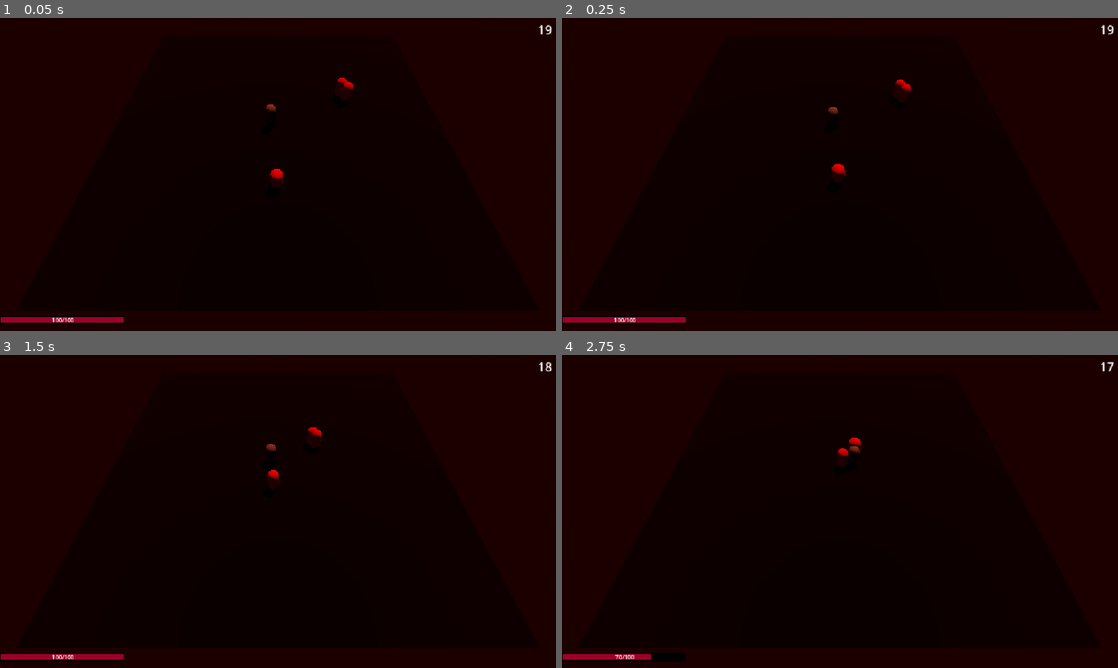
Above: before the commit, frames 1-4 (two rows, left to right).
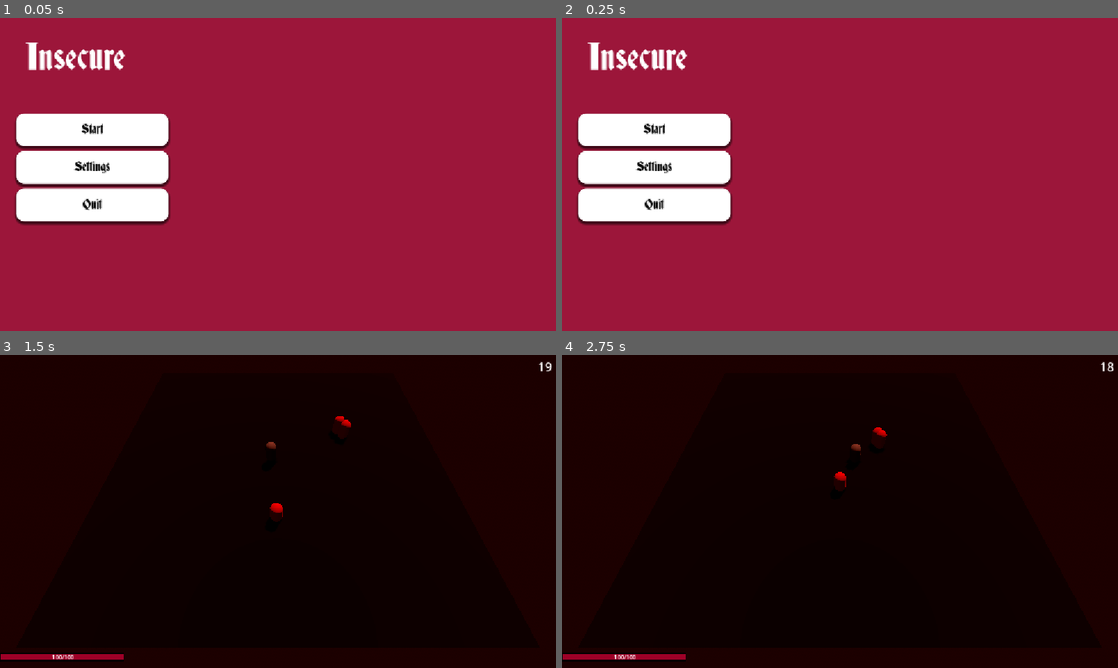
Above: after the commit, the same moments.

Repository: LeksoBugadze/Brackeys-Game-JAM
Game: Godot game, scene res://UI/start/Start_menu.tscn
Same seed, same stepped clock (60 frames per second), same inputs: the game is played once before the commit and once after it. Before the commit the project starts from res://Scenes/main_scene.tscn.
Inputs (mouse positions are in pixels of both pictures, inside the frame that each line leads up to):
- Up to frame 1 (0.05 s): no input
- Up to frame 2 (0.25 s): no input
- Up to frame 3 (1.5 s): click (94, 505) at 0.5 s, where only the run after the commit has a clickable "Settings"; click (94, 467) at 1.25 s, where only the run after the commit has a clickable "Start"
- Up to frame 4 (2.75 s): tap Enter at 2 s; hold D (move_right) from 2.03 s (still down); tap - (add_blood_spell) at 2.1 s

The runs differ from the first frame. In frame 1, 100% of the frame differs, in the area x 0-100%, y 0-100%; in frame 2, 100%; in frame 3, 0.3%; in frame 4, 0.4%.

Commit message:
added menus they are working right now

Diff:
--- a/Scenes/main_scene.tscn
+++ b/Scenes/main_scene.tscn
@@ -98,4 +98,6 @@
 horizontal_alignment = 2
 vertical_alignment = 1
 
+[node name="CanvasLayer2" type="CanvasLayer" parent="." unique_id=106273002]
+
 [connection signal="timeout" from="Timer" to="." method="_on_timer_timeout"]
--- a/Scripts/main_scene.gd
+++ b/Scripts/main_scene.gd
@@ -5,6 +5,7 @@
 @onready var timer: Timer = $Timer
 @onready var time_label: Label = $CanvasLayer/Time_label
 @onready var spawn_area: Area3D = $SpawnArea
+@onready var canvas_layer_2: CanvasLayer = $CanvasLayer2
 
 var enemy = preload("res://Scenes/Enemy.tscn")
 
@@ -12,6 +13,8 @@
 var lightning_spell = preload("res://Scenes/lightning_strike_ability.tscn")
 var player_aura = preload("res://Scenes/player_aura.tscn");
 var player_slash = preload("res://Slash_VFX/slash_particle.tscn")
+var pause_meny = preload("res://UI/pause/Pause_menu.tscn")
+
 
 var enemy_count = 3
 var enemy_pos_arr = []
@@ -39,6 +42,10 @@
 
 	if Input.is_action_just_pressed("slash_hit"):
 		player.get_node_or_null("MeshInstance3D").add_child(player_slash.instantiate())
+	if Input.is_action_just_pressed("pause"):
+		get_tree().paused = true
+		canvas_layer_2.add_child(pause_meny.instantiate())
+
 
 	time_label.text = str(int(timer.time_left))
 	if cleared == false:
--- a/Scripts/player.gd
+++ b/Scripts/player.gd
@@ -15,6 +15,10 @@
 	update_health_bar()
 
 func _physics_process(delta: float) -> void:
+	if current_health <= 0:
+		get_tree().change_scene_to_file("res://UI/fail/Dead_menu.tscn")
+
+
 	if not is_on_floor():
 		velocity += get_gravity() * delta
 
--- /dev/null
+++ b/UI/fail/Dead_menu.tscn
@@ -0,0 +1,84 @@
+[gd_scene format=3 uid="uid://uyx45bvjopvr"]
+
+[ext_resource type="Script" uid="uid://clcyb8wgo76f2" path="res://UI/fail/dead_menu.gd" id="1_1fnmg"]
+[ext_resource type="FontFile" uid="uid://e4to3ei544os" path="res://UI/fonts/Deutsch.ttf" id="1_5b50s"]
+
+[sub_resource type="StyleBoxFlat" id="StyleBoxFlat_wfrrw"]
+bg_color = Color(0.6117647, 0.08627451, 0.22745098, 1)
+
+[sub_resource type="StyleBoxFlat" id="StyleBoxFlat_bhunq"]
+bg_color = Color(1, 1, 1, 1)
+corner_radius_top_left = 16
+corner_radius_top_right = 16
+corner_radius_bottom_right = 16
+corner_radius_bottom_left = 16
+shadow_size = 5
+shadow_offset = Vector2(0, 4)
+
+[sub_resource type="StyleBoxFlat" id="StyleBoxFlat_ngoy5"]
+bg_color = Color(0.9272345, 0.424629, 0.33820042, 1)
+
+[sub_resource type="StyleBoxFlat" id="StyleBoxFlat_gsy1u"]
+bg_color = Color(0.9254902, 0.42352942, 0.3372549, 1)
+
+[sub_resource type="StyleBoxEmpty" id="StyleBoxEmpty_s6uxk"]
+
+[node name="DeadMenu" type="Control" unique_id=546614329]
+layout_mode = 3
+anchors_preset = 15
+anchor_right = 1.0
+anchor_bottom = 1.0
+grow_horizontal = 2
+grow_vertical = 2
+script = ExtResource("1_1fnmg")
+
+[node name="Panel" type="Panel" parent="." unique_id=1102465078]
+layout_mode = 1
+anchors_preset = 15
+anchor_right = 1.0
+anchor_bottom = 1.0
+grow_horizontal = 2
+grow_vertical = 2
+theme_override_styles/panel = SubResource("StyleBoxFlat_wfrrw")
+
+[node name="VBoxContainer" type="VBoxContainer" parent="." unique_id=483940605]
+layout_mode = 1
+anchors_preset = 8
+anchor_left = 0.5
+anchor_top = 0.5
+anchor_right = 0.5
+anchor_bottom = 0.5
+offset_left = -193.0
+offset_top = -109.5
+offset_right = 193.0
+offset_bottom = 109.5
+grow_horizontal = 2
+grow_vertical = 2
+theme_override_constants/separation = 20
+
+[node name="Label" type="Label" parent="VBoxContainer" unique_id=1107353533]
+layout_mode = 2
+size_flags_vertical = 3
+theme_override_fonts/font = ExtResource("1_5b50s")
+theme_override_font_sizes/font_size = 71
+text = "You Died"
+horizontal_alignment = 1
+vertical_alignment = 1
+
+[node name="Button" type="Button" parent="VBoxContainer" unique_id=950594116]
+layout_mode = 2
+size_flags_vertical = 3
+theme_override_colors/font_color = Color(0, 0, 0, 1)
+theme_override_colors/font_focus_color = Color(0, 0, 0, 1)
+theme_override_colors/font_pressed_color = Color(0, 0, 0, 1)
+theme_override_colors/font_hover_color = Color(0.029506527, 0.029506546, 0.029506704, 1)
+theme_override_colors/font_hover_pressed_color = Color(0, 0, 0, 1)
+theme_override_fonts/font = ExtResource("1_5b50s")
+theme_override_font_sizes/font_size = 25
+theme_override_styles/normal = SubResource("StyleBoxFlat_bhunq")
+theme_override_styles/pressed = SubResource("StyleBoxFlat_ngoy5")
+theme_override_styles/hover = SubResource("StyleBoxFlat_gsy1u")
+theme_override_styles/focus = SubResource("StyleBoxEmpty_s6uxk")
+text = "Retry"
+
+[connection signal="pressed" from="VBoxContainer/Button" to="." method="_on_buttonrestart_pressed"]
--- /dev/null
+++ b/UI/fail/dead_menu.gd
@@ -0,0 +1,5 @@
+extends Control
+
+
+func _on_buttonrestart_pressed() -> void:
+	get_tree().change_scene_to_file("res://Scenes/main_scene.tscn")
--- /dev/null
+++ b/UI/pause/Pause_menu.tscn
@@ -0,0 +1,102 @@
+[gd_scene format=3 uid="uid://dfj6me487gogl"]
+
+[ext_resource type="Script" uid="uid://djadfpsok5nnt" path="res://UI/pause/pause_menu.gd" id="1_12raf"]
+[ext_resource type="FontFile" uid="uid://e4to3ei544os" path="res://UI/fonts/Deutsch.ttf" id="1_n86g3"]
+
+[sub_resource type="StyleBoxFlat" id="StyleBoxFlat_n86g3"]
+bg_color = Color(0.6117647, 0.08627451, 0.22745098, 1)
+
+[sub_resource type="StyleBoxFlat" id="StyleBoxFlat_bhunq"]
+bg_color = Color(1, 1, 1, 1)
+corner_radius_top_left = 16
+corner_radius_top_right = 16
+corner_radius_bottom_right = 16
+corner_radius_bottom_left = 16
+shadow_size = 5
+shadow_offset = Vector2(0, 4)
+
+[sub_resource type="StyleBoxFlat" id="StyleBoxFlat_ngoy5"]
+bg_color = Color(0.9272345, 0.424629, 0.33820042, 1)
+
+[sub_resource type="StyleBoxFlat" id="StyleBoxFlat_gsy1u"]
+bg_color = Color(0.9254902, 0.42352942, 0.3372549, 1)
+
+[sub_resource type="StyleBoxEmpty" id="StyleBoxEmpty_s6uxk"]
+
+[node name="PauseMenu" type="Control" unique_id=1990836491]
+process_mode = 2
+layout_mode = 3
+anchors_preset = 15
+anchor_right = 1.0
+anchor_bottom = 1.0
+grow_horizontal = 2
+grow_vertical = 2
+script = ExtResource("1_12raf")
+
+[node name="Panel" type="Panel" parent="." unique_id=1843909458]
+layout_mode = 1
+anchors_preset = 15
+anchor_right = 1.0
+anchor_bottom = 1.0
+grow_horizontal = 2
+grow_vertical = 2
+theme_override_styles/panel = SubResource("StyleBoxFlat_n86g3")
+
+[node name="VBoxContainer" type="VBoxContainer" parent="." unique_id=2015457229]
+layout_mode = 1
+anchors_preset = 8
+anchor_left = 0.5
+anchor_top = 0.5
+anchor_right = 0.5
+anchor_bottom = 0.5
+offset_left = -115.0
+offset_top = -23.5
+offset_right = 115.0
+offset_bottom = 23.5
+grow_horizontal = 2
+grow_vertical = 2
+theme_override_constants/separation = 20
+
+[node name="Label" type="Label" parent="VBoxContainer" unique_id=855099579]
+layout_mode = 2
+size_flags_vertical = 3
+theme_override_fonts/font = ExtResource("1_n86g3")
+theme_override_font_sizes/font_size = 71
+text = "Pause Menu"
+horizontal_alignment = 1
+vertical_alignment = 1
+
+[node name="Button" type="Button" parent="VBoxContainer" unique_id=1012205350]
+layout_mode = 2
+size_flags_vertical = 3
+theme_override_colors/font_color = Color(0, 0, 0, 1)
+theme_override_colors/font_focus_color = Color(0, 0, 0, 1)
+theme_override_colors/font_pressed_color = Color(0, 0, 0, 1)
+theme_override_colors/font_hover_color = Color(0.029506527, 0.029506546, 0.029506704, 1)
+theme_override_colors/font_hover_pressed_color = Color(0, 0, 0, 1)
+theme_override_fonts/font = ExtResource("1_n86g3")
+theme_override_font_sizes/font_size = 25
+theme_override_styles/normal = SubResource("StyleBoxFlat_bhunq")
+theme_override_styles/pressed = SubResource("StyleBoxFlat_ngoy5")
+theme_override_styles/hover = SubResource("StyleBoxFlat_gsy1u")
+theme_override_styles/focus = SubResource("StyleBoxEmpty_s6uxk")
+text = "Resume"
+
+[node name="Button2" type="Button" parent="VBoxContainer" unique_id=261059215]
+layout_mode = 2
+size_flags_vertical = 3
+theme_override_colors/font_color = Color(0, 0, 0, 1)
+theme_override_colors/font_focus_color = Color(0, 0, 0, 1)
+theme_override_colors/font_pressed_color = Color(0, 0, 0, 1)
+theme_override_colors/font_hover_color = Color(0.029506527, 0.029506546, 0.029506704, 1)
+theme_override_colors/font_hover_pressed_color = Color(0, 0, 0, 1)
+theme_override_fonts/font = ExtResource("1_n86g3")
+theme_override_font_sizes/font_size = 25
+theme_override_styles/normal = SubResource("StyleBoxFlat_bhunq")
+theme_override_styles/pressed = SubResource("StyleBoxFlat_ngoy5")
+theme_override_styles/hover = SubResource("StyleBoxFlat_gsy1u")
+theme_override_styles/focus = SubResource("StyleBoxEmpty_s6uxk")
+text = "Main Menu"
+
+[connection signal="pressed" from="VBoxContainer/Button" to="." method="_on_buttonResume_pressed"]
+[connection signal="pressed" from="VBoxContainer/Button2" to="." method="_on_buttonMenu_pressed"]
--- /dev/null
+++ b/UI/pause/pause_menu.gd
@@ -0,0 +1,12 @@
+extends Control
+
+@onready var pause_menu: Control = $"."
+
+func _on_buttonResume_pressed() -> void:
+	get_tree().paused = false
+	pause_menu.visible = false
+
+
+func _on_buttonMenu_pressed() -> void:
+	get_tree().paused = false
+	get_tree().change_scene_to_file("res://UI/start/Start_menu.tscn")
--- /dev/null
+++ b/UI/start/Start_menu.tscn
@@ -0,0 +1,121 @@
+[gd_scene format=3 uid="uid://b8u3drwchyovr"]
+
+[ext_resource type="Script" uid="uid://dnoj86no5nt4f" path="res://UI/start/start_menu.gd" id="1_613p6"]
+[ext_resource type="FontFile" uid="uid://e4to3ei544os" path="res://UI/fonts/Deutsch.ttf" id="2_ge7er"]
+
+[sub_resource type="StyleBoxFlat" id="StyleBoxFlat_riqys"]
+bg_color = Color(0.61188334, 0.08616675, 0.22621992, 1)
+
+[sub_resource type="StyleBoxFlat" id="StyleBoxFlat_bhunq"]
+bg_color = Color(1, 1, 1, 1)
+corner_radius_top_left = 16
+corner_radius_top_right = 16
+corner_radius_bottom_right = 16
+corner_radius_bottom_left = 16
+shadow_size = 5
+shadow_offset = Vector2(0, 4)
+
+[sub_resource type="StyleBoxFlat" id="StyleBoxFlat_ngoy5"]
+bg_color = Color(0.9272345, 0.424629, 0.33820042, 1)
+
+[sub_resource type="StyleBoxFlat" id="StyleBoxFlat_gsy1u"]
+bg_color = Color(0.9254902, 0.42352942, 0.3372549, 1)
+
+[sub_resource type="StyleBoxEmpty" id="StyleBoxEmpty_s6uxk"]
+
+[node name="StartMenu" type="Control" unique_id=678187868]
+layout_mode = 3
+anchors_preset = 15
+anchor_right = 1.0
+anchor_bottom = 1.0
+grow_horizontal = 2
+grow_vertical = 2
+script = ExtResource("1_613p6")
+
+[node name="Panel" type="Panel" parent="." unique_id=152372280]
+layout_mode = 1
+anchors_preset = 15
+anchor_right = 1.0
+anchor_bottom = 1.0
+grow_horizontal = 2
+grow_vertical = 2
+theme_override_styles/panel = SubResource("StyleBoxFlat_riqys")
+
+[node name="VBoxContainer" type="VBoxContainer" parent="." unique_id=503855043]
+layout_mode = 1
+anchors_preset = 4
+anchor_top = 0.5
+anchor_bottom = 0.5
+offset_left = 34.0
+offset_top = -126.0
+offset_right = 349.0
+offset_bottom = 97.0
+grow_vertical = 2
+theme_override_constants/separation = 10
+
+[node name="Button" type="Button" parent="VBoxContainer" unique_id=847915353]
+layout_mode = 2
+size_flags_vertical = 3
+theme_override_colors/font_color = Color(0, 0, 0, 1)
+theme_override_colors/font_focus_color = Color(0, 0, 0, 1)
+theme_override_colors/font_pressed_color = Color(0, 0, 0, 1)
+theme_override_colors/font_hover_color = Color(0.029506527, 0.029506546, 0.029506704, 1)
+theme_override_colors/font_hover_pressed_color = Color(0, 0, 0, 1)
+theme_override_fonts/font = ExtResource("2_ge7er")
+theme_override_font_sizes/font_size = 25
+theme_override_styles/normal = SubResource("StyleBoxFlat_bhunq")
+theme_override_styles/pressed = SubResource("StyleBoxFlat_ngoy5")
+theme_override_styles/hover = SubResource("StyleBoxFlat_gsy1u")
+theme_override_styles/focus = SubResource("StyleBoxEmpty_s6uxk")
+text = "Start"
+
+[node name="Button2" type="Button" parent="VBoxContainer" unique_id=2108142251]
+layout_mode = 2
+size_flags_vertical = 3
+theme_override_colors/font_color = Color(0, 0, 0, 1)
+theme_override_colors/font_focus_color = Color(0, 0, 0, 1)
+theme_override_colors/font_pressed_color = Color(0, 0, 0, 1)
+theme_override_colors/font_hover_color = Color(0.029506527, 0.029506546, 0.029506704, 1)
+theme_override_colors/font_hover_pressed_color = Color(0, 0, 0, 1)
+theme_override_fonts/font = ExtResource("2_ge7er")
+theme_override_font_sizes/font_size = 25
+theme_override_styles/normal = SubResource("StyleBoxFlat_bhunq")
+theme_override_styles/pressed = SubResource("StyleBoxFlat_ngoy5")
+theme_override_styles/hover = SubResource("StyleBoxFlat_gsy1u")
+theme_override_styles/focus = SubResource("StyleBoxEmpty_s6uxk")
+text = "Settings"
+
+[node name="Button3" type="Button" parent="VBoxContainer" unique_id=1774359915]
+layout_mode = 2
+size_flags_vertical = 3
+theme_override_colors/font_color = Color(0, 0, 0, 1)
+theme_override_colors/font_focus_color = Color(0, 0, 0, 1)
+theme_override_colors/font_pressed_color = Color(0, 0, 0, 1)
+theme_override_colors/font_hover_color = Color(0.029506527, 0.029506546, 0.029506704, 1)
+theme_override_colors/font_hover_pressed_color = Color(0, 0, 0, 1)
+theme_override_fonts/font = ExtResource("2_ge7er")
+theme_override_font_sizes/font_size = 25
+theme_override_styles/normal = SubResource("StyleBoxFlat_bhunq")
+theme_override_styles/pressed = SubResource("StyleBoxFlat_ngoy5")
+theme_override_styles/hover = SubResource("StyleBoxFlat_gsy1u")
+theme_override_styles/focus = SubResource("StyleBoxEmpty_s6uxk")
+text = "Quit"
+
+[node name="Label" type="Label" parent="." unique_id=851193821]
+layout_mode = 1
+anchors_preset = 4
+anchor_top = 0.5
+anchor_bottom = 0.5
+offset_top = -323.0
+offset_right = 314.0
+offset_bottom = -156.0
+grow_vertical = 2
+theme_override_fonts/font = ExtResource("2_ge7er")
+theme_override_font_sizes/font_size = 71
+text = "Insecure"
+horizontal_alignment = 1
+vertical_alignment = 1
+
+[connection signal="pressed" from="VBoxContainer/Button" to="." method="_on_buttonstart_pressed"]
+[connection signal="pressed" from="VBoxContainer/Button2" to="." method="_on_buttonsettings_pressed"]
+[connection signal="pressed" from="VBoxContainer/Button3" to="." method="_on_buttonquit_pressed"]
--- /dev/null
+++ b/UI/start/start_menu.gd
@@ -0,0 +1,13 @@
+extends Node
+
+
+func _on_buttonstart_pressed() -> void:
+	get_tree().change_scene_to_file("res://Scenes/main_scene.tscn")
+
+
+func _on_buttonsettings_pressed() -> void:
+	pass
+
+
+func _on_buttonquit_pressed() -> void:
+	get_tree().quit()
--- a/project.godot
+++ b/project.godot
@@ -11,7 +11,7 @@
 [application]
 
 config/name="brackeys-gj"
-run/main_scene="res://Scenes/main_scene.tscn"
+run/main_scene="uid://b8u3drwchyovr"
 config/features=PackedStringArray("4.7", "Forward Plus")
 config/icon="res://icon.svg"
 
@@ -111,6 +111,11 @@
 "events": [Object(InputEventKey,"resource_local_to_scene":false,"resource_name":"","device":-1,"window_id":0,"alt_press …(192 unchanged characters)…
 ]
 }
+pause={
+"deadzone": 0.2,
+"events": [Object(InputEventKey,"resource_local_to_scene":false,"resource_name":"","device":-1,"window_id":0,"alt_pressed":false,"shift_pressed":false,"ctrl_pressed":false,"meta_pressed":false,"pressed":false,"keycode":0,"physical_keycode":4194305,"key_label":0,"unicode":0,"location":0,"echo":false,"script":null)
+]
+}
 
 [physics]
 
Not shown, added: UI/fail/dead_menu.gd.uid
Binary file added: UI/fonts/Deutsch.ttf
Not shown, added: UI/fonts/Deutsch.ttf.import
Not shown, added: UI/pause/pause_menu.gd.uid
Not shown, added: UI/start/start_menu.gd.uid
